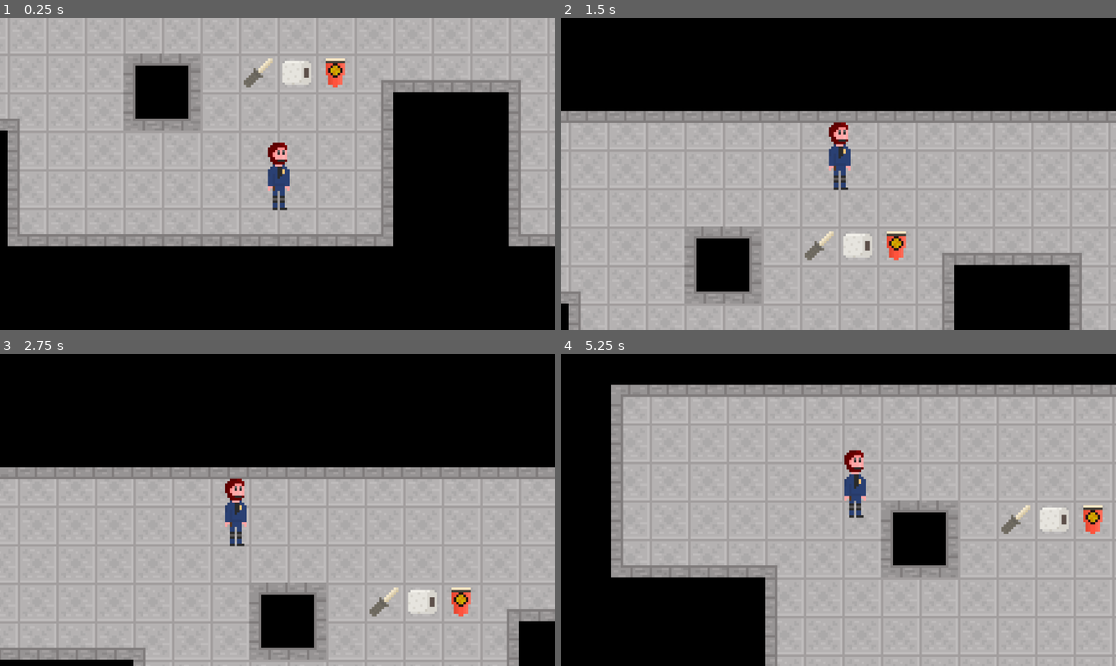
Above: before the commit, frames 1-4 (two rows, left to right).
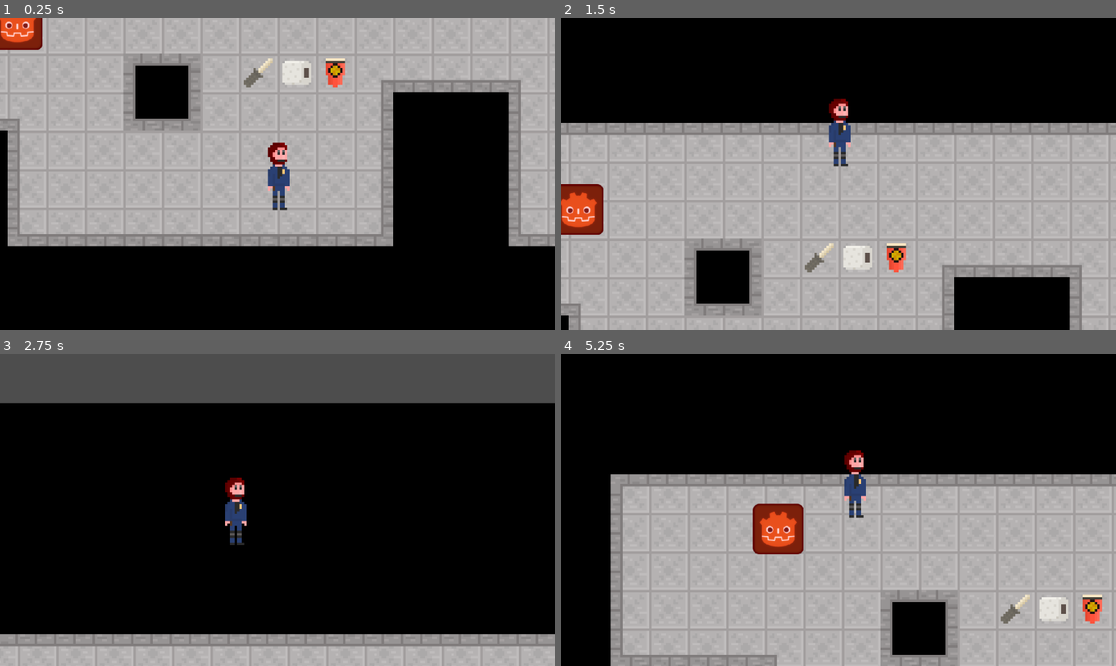
Above: after the commit, the same moments.

Repository: Bobbybear007/WinterGameJam2024
Game: Godot game, scene res://Scenes/Game/Game.tscn
Same seed, same stepped clock (60 frames per second), same inputs: the game is played once before the commit and once after it.
Inputs:
- Up to frame 1 (0.25 s): no input
- Up to frame 2 (1.5 s): tap Enter at 0.5 s; hold W (Up) from 0.53 s (still down)
- Up to frame 3 (2.75 s): release W (Up) at 2.03 s; hold A (Left) from 2.03 s (still down)
- Up to frame 4 (5.25 s): release A (Left) at 3.53 s; hold S (Down) 3.53-4.28 s; hold D (Right) 4.28-5.03 s; hold W (Up) from 5.03 s (still down)

The runs differ from the first frame. In frame 1, 0.8% of the frame differs, in the area x 0-8%, y 0-11%; in frame 2, 14%; in frame 3, 73%, in the area x 0-100%, y 0-100%; in frame 4, 48%.

Commit message:
enemy added only follow

Diff:
--- a/new-game-project/Scenes/Game/Game.tscn
+++ b/new-game-project/Scenes/Game/Game.tscn
@@ -1,10 +1,11 @@
-[gd_scene load_steps=8 format=3 uid="uid://cvmbcfl36jsg3"]
+[gd_scene load_steps=9 format=3 uid="uid://cvmbcfl36jsg3"]
 
 [ext_resource type="Texture2D" uid="uid://wcmhoixslwxj" path="res://Sprites/Map/Tileset.png" id="1_o2vaq"]
 [ext_resource type="PackedScene" uid="uid://d0cktxgkxgmd3" path="res://Scenes/Objects/Player.tscn" id="1_y5b83"]
 [ext_resource type="Texture2D" uid="uid://dithi8wc248my" path="res://Sprites/Items/Screwdriver.png" id="3_sejl3"]
 [ext_resource type="Texture2D" uid="uid://chs6t24kqjsyx" path="res://Sprites/Items/ToiletPaper.png" id="4_nksqm"]
 [ext_resource type="Texture2D" uid="uid://b4b3qga1e8aga" path="res://Sprites/Items/Noodles.png" id="5_rg6tv"]
+[ext_resource type="PackedScene" uid="uid://cfmyw8nekaytx" path="res://Scenes/Objects/Enemy.tscn" id="6_3li37"]
 
 [sub_resource type="TileSetAtlasSource" id="TileSetAtlasSource_lbbnw"]
 texture = ExtResource("1_o2vaq")
@@ -85,3 +86,6 @@
 [node name="Noodles" type="Sprite2D" parent="Stuff"]
 position = Vector2(24, -56)
 texture = ExtResource("5_rg6tv")
+
+[node name="Enemy" parent="." instance=ExtResource("6_3li37")]
+position = Vector2(-108, -76)
--- /dev/null
+++ b/new-game-project/Scenes/Objects/Enemy.tscn
@@ -0,0 +1,32 @@
+[gd_scene load_steps=5 format=3 uid="uid://cfmyw8nekaytx"]
+
+[ext_resource type="Script" path="res://Scenes/Objects/enemy.gd" id="1_2edp1"]
+[ext_resource type="Texture2D" uid="uid://8n6hyqfxymrq" path="res://Sprites/icon/BadIcon.png" id="1_7ww3q"]
+
+[sub_resource type="RectangleShape2D" id="RectangleShape2D_joxw3"]
+size = Vector2(22, 22)
+
+[sub_resource type="CircleShape2D" id="CircleShape2D_73a0k"]
+radius = 54.0
+
+[node name="Enemy" type="CharacterBody2D"]
+script = ExtResource("1_2edp1")
+speed = 60
+
+[node name="BadIcon" type="Sprite2D" parent="."]
+position = Vector2(3.8147e-06, -3.8147e-06)
+scale = Vector2(0.164063, 0.164063)
+texture = ExtResource("1_7ww3q")
+
+[node name="CollisionShape2D" type="CollisionShape2D" parent="."]
+shape = SubResource("RectangleShape2D_joxw3")
+
+[node name="DetectionArea" type="Area2D" parent="."]
+collision_layer = 2
+collision_mask = 2
+
+[node name="CollisionShape2D" type="CollisionShape2D" parent="DetectionArea"]
+shape = SubResource("CircleShape2D_73a0k")
+
+[connection signal="body_entered" from="DetectionArea" to="." method="_on_detection_area_body_entered"]
+[connection signal="body_exited" from="DetectionArea" to="." method="_on_detection_area_body_exited"]
--- a/new-game-project/Scenes/Objects/Player.tscn
+++ b/new-game-project/Scenes/Objects/Player.tscn
@@ -126,6 +126,8 @@
 height = 28.0
 
 [node name="Player" type="CharacterBody2D"]
+collision_layer = 2
+collision_mask = 2
 script = ExtResource("1_jh7m0")
 speed = 100
 
--- /dev/null
+++ b/new-game-project/Scenes/Objects/enemy.gd
@@ -0,0 +1,23 @@
+extends CharacterBody2D
+
+
+@export var speed = 25
+var player_chase = false
+var player = null
+
+func _physics_process(delta: float) -> void:
+	if player_chase:
+		position += (player.position - position) / speed
+
+
+
+
+
+func _on_detection_area_body_entered(body: Node2D) -> void:
+	player = body
+	player_chase = true
+
+
+func _on_detection_area_body_exited(body: Node2D) -> void:
+	player = null
+	player_chase = false
Binary file added: new-game-project/Sprites/icon/BadIcon.png
Not shown, added: new-game-project/Sprites/icon/BadIcon.png.import
